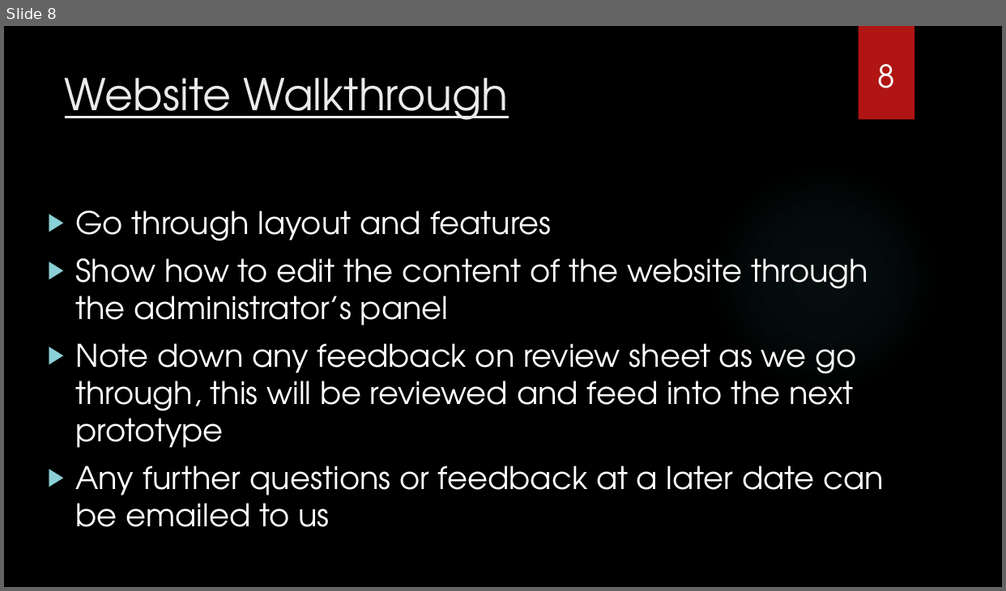
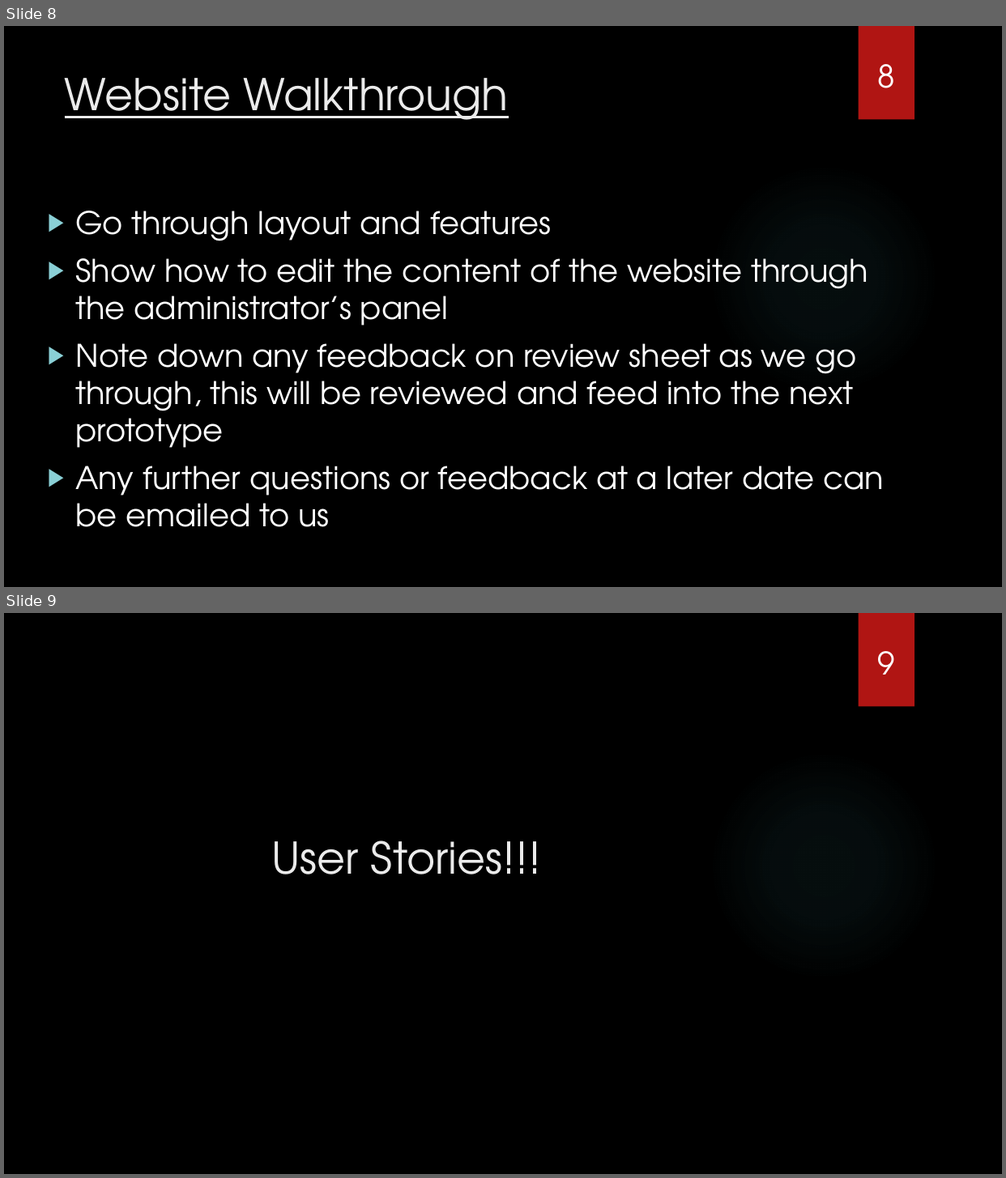
Before and after one commit to ChristosCM/BeyondLimits, a slide deck: Prototype/Beyond Limits Website.pptx. Shown one above the other, each under a label of ours: slide 8 before the commit, slides 8 and 9 after it. The pictures are 1006x591 and 1006x1178 pixels, drawn with LibreOffice and Linux fonts; fonts in the diff are those of the drawing; background and template pictures are left out. Boxes give left, top, right and bottom in pixels: in the first picture for what was removed or moved away, otherwise in the second. Text is boxed around its words. In the diff, an @@ line names an element or a change of style, - is before the commit and + after.

Commit message:
Nice

```diff
--- a/Prototype/Beyond Limits Website.pptx
+++ b/Prototype/Beyond Limits Website.pptx
@@ slide 9 added at (4,613,1002,1174), background picture (left out); not listed: 2 template elements that a slide beside it also shows @@
@@ text added at (878,651,895,675), 30 pt, text #FFFFFF @@
+9
@@ title added at (271,841,542,875), 42 pt, text #EBEBEB @@
+User Stories!!!
```
